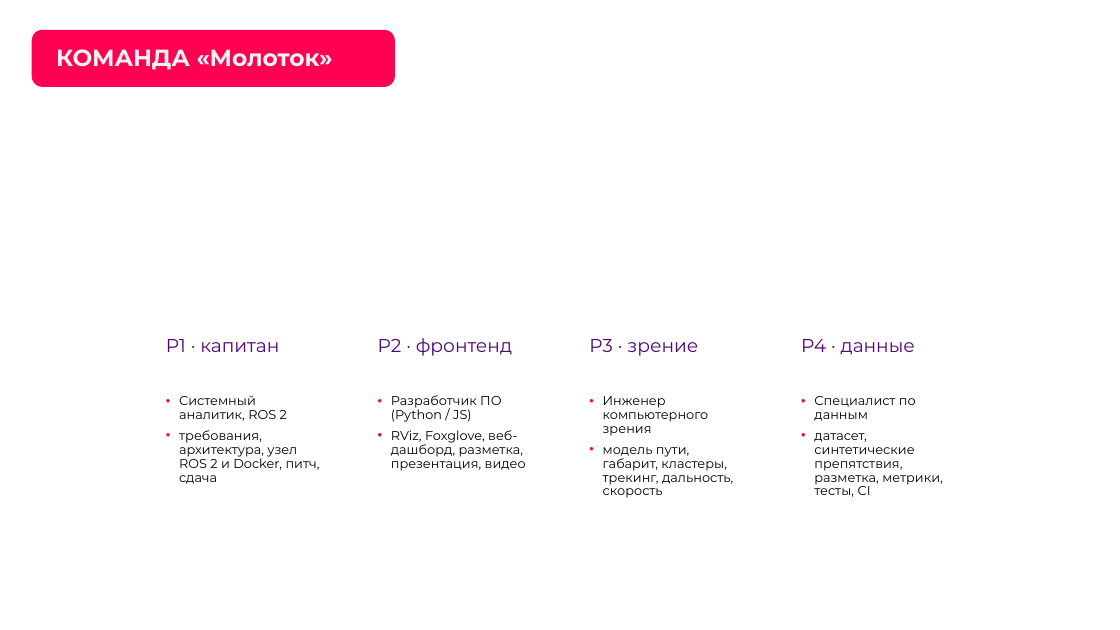
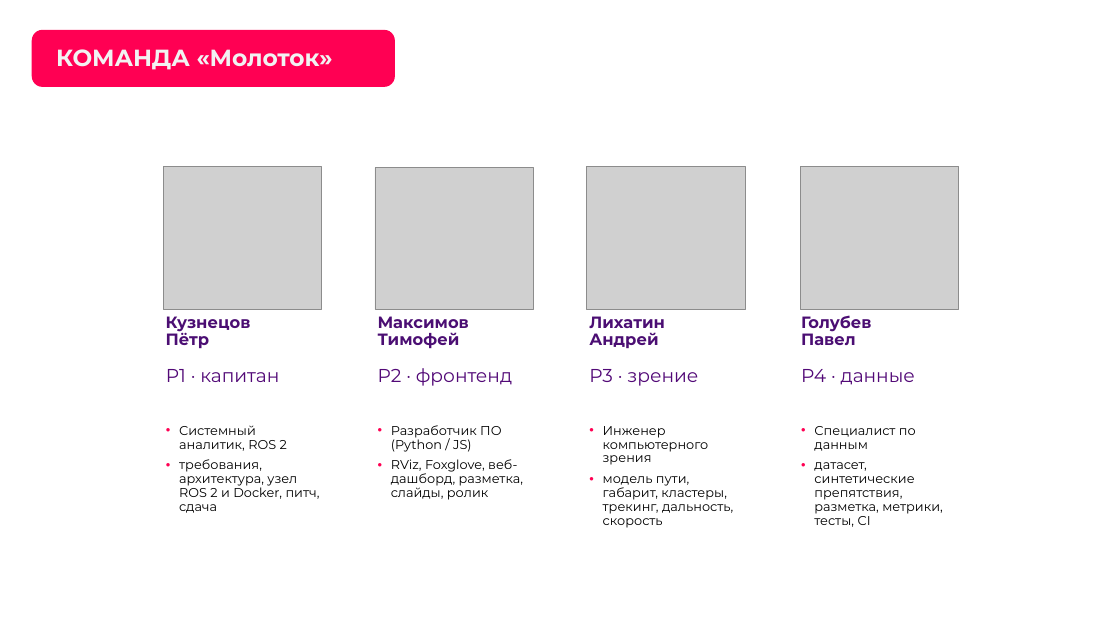
Before and after one commit to pmixay/ReSense, a slide deck: slide 3 of docs/presentation/ReSense_LCT2026.pptx. Drawn at 1120x630 pixels with LibreOffice and Linux fonts; fonts in the diff are those of the drawing; grey boxes stand for pictures; background and template pictures are left out. Boxes give left, top, right and bottom in pixels: in the first picture for what was removed or moved away, otherwise in the second. Text is boxed around its words. In the diff, an @@ line names an element or a change of style, - is before the commit and + after.

```diff
--- a/docs/presentation/ReSense_LCT2026.pptx
+++ b/docs/presentation/ReSense_LCT2026.pptx
@@ picture added at [163, 167, 321, 310] @@
@@ picture added at [375, 168, 533, 310] @@
@@ picture added at [587, 166, 745, 310] @@
@@ picture added at [801, 166, 959, 310] @@
@@ text added at [166, 316, 251, 349], 14 pt, text #4B0E73, bold @@
+Кузнецов
+Пётр
@@ text added at [378, 316, 469, 349], 14 pt, text #4B0E73, bold @@
+Максимов
+Тимофей
@@ text added at [589, 316, 665, 349], 14 pt, text #4B0E73, bold @@
+Лихатин
+Андрей
@@ text added at [801, 315, 872, 345], 14 pt, text #4B0E73, bold @@
+Голубев
+Павел
@@ 8 texts: place and size @@
-8 texts at [166, 338, 943, 498]
+8 texts at [166, 368, 943, 528]
@@ text at [391, 459, 524, 500]: text changed @@
-• RViz, Foxglove, веб-дашборд, разметка, презентация, видео
+• RViz, Foxglove, веб-дашборд, разметка, слайды, ролик
```
Also in this commit, not shown: 11 other slides changed, 2 other files.
